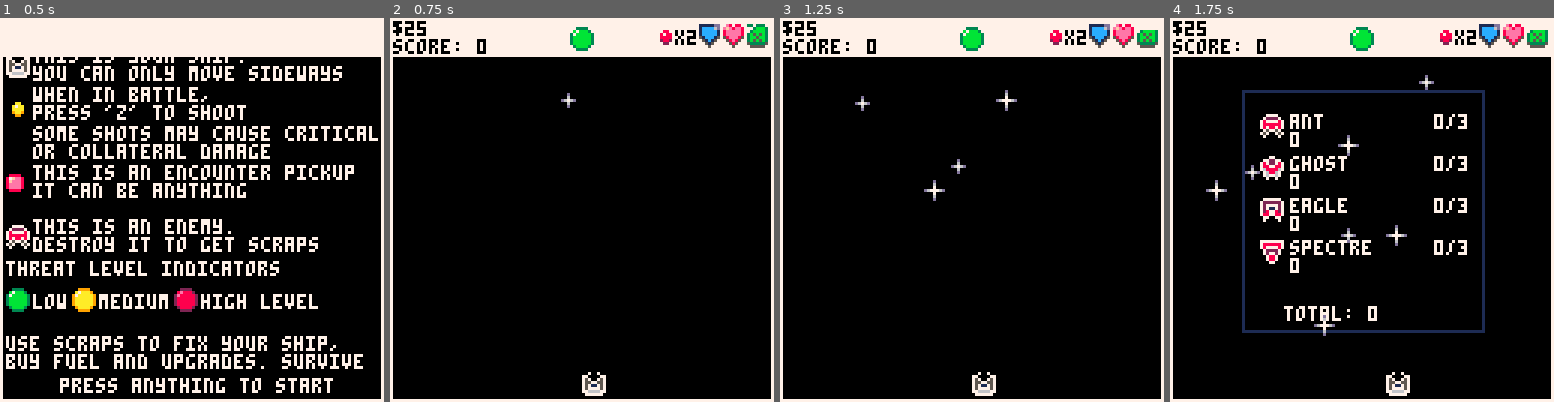
Above: before the commit, frames 1-4 (left to right).
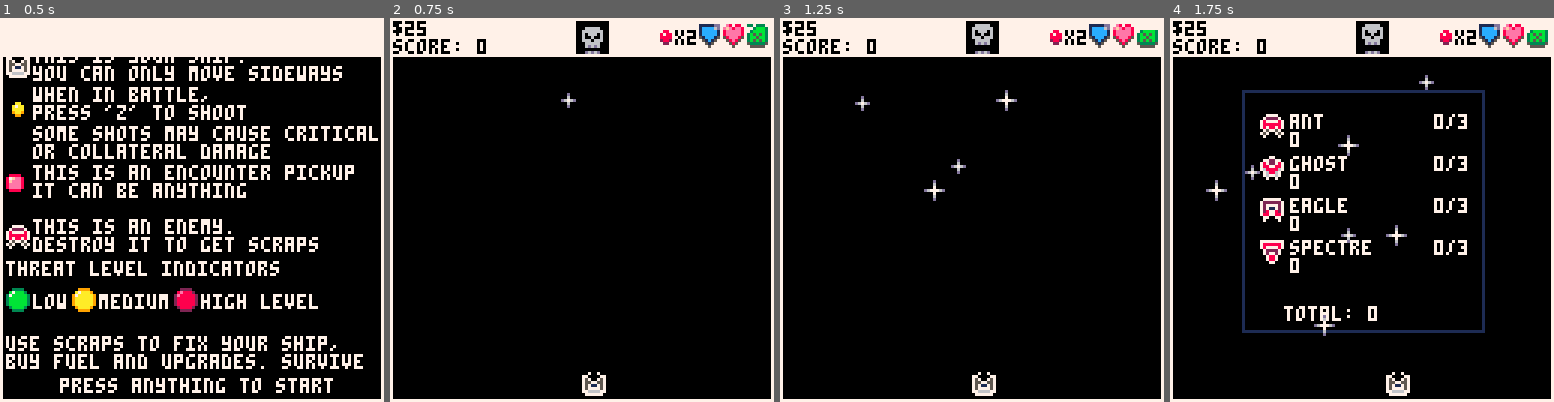
Above: after the commit, the same moments.

Repository: NinetiesPaul/Orion-s-Defender
Game: PICO-8 cartridge orionsdefender.p8
Two runs of this game, one before a commit and one after it. Both use one fixed random seed, a clock stepped at 60 frames per second and the inputs below.
Inputs:
- Up to frame 1 (0.5 s): tap X (X key) at 0.33 s
- Up to frame 2 (0.75 s): tap O (Z key) at 0.7 s
- Up to frame 3 (1.25 s): tap X (X key) at 1.07 s
- Up to frame 4 (1.75 s): hold Right from 1.6 s (still down); tap O (Z key) at 1.7 s

Frame 1 is identical in both runs. In frame 2, 0.8% of the frame differs, in the area x 46-58%, y 0-10%; in frame 3, 0.8%; in frame 4, 0.8%.

Commit message:
sprites change; threat level first changes

Diff:
--- a/orionsdefender.p8
+++ b/orionsdefender.p8
@@ -18,13 +18,7 @@
 		108
 	}
 
-	-- threat variables
-	threat_level_sprs = {
-		{006,007,008}, -- low
-		{022,023,024}, -- normal
-		{038,039,040}  -- high
-	}
-	threat_y = 1
+	-- general purpose variables
 	views = {
 		1, -- 1 world
 		2, -- 2 battle
@@ -34,8 +28,6 @@
 		6, -- 6 start screen
 		7 -- 7 tutorial
 	}
-
-	-- general purpose variables
 	score = 0
 	difficulty = 1
 	clock = 0
@@ -239,12 +231,17 @@
 	music_battle_end_playing = false
 
 	stars = {}
+
+	mouth_cdr = 5
+	move_pirate_sprite = "up"
+	pirate_sprite_y = 2
 end
 
 function _draw()
 	cls()
 	rectfill(0,0,127,12,7)
-	rect(0,12,127,127)
+	rect(0,12,127,127, 7)
+
 	if (current_view == 1 or current_view == 2 or current_view == 4) draw_ui()
 
 	if current_view == 1 then -- world
@@ -366,6 +363,20 @@
 
 function _update()
 	clock+=1
+
+	pirate_refresh_rate = (difficulty == 1) and 5 or (difficulty == 2) and 2 or 1
+	if (clock % pirate_refresh_rate == 0) then
+		if move_pirate_sprite == "up" then
+			pirate_sprite_y -= 1
+			if (pirate_sprite_y == 0) move_pirate_sprite = "down"
+		end
+
+		if move_pirate_sprite == "down" then
+			pirate_sprite_y += 1
+			if (pirate_sprite_y == 4) move_pirate_sprite = "up"
+		end
+	end
+
 	if (count(warnings) == 0) move()
 	update_threat()
 	update_icons()
@@ -735,17 +746,12 @@
 end
 
 function draw_threat()
-	threat_x = difficulty
-	update = 5
-	if (threat_x == 2) update = 3
-	if (threat_x == 3) update = 2
-
-	if clock % update == 0 then
-		threat_y += 1
-		if (threat_y > 3) threat_y = 1
-	end
-
-	spr(threat_level_sprs[threat_x][threat_y],60,3)
+	rectfill(62,1,72,11, 0)
+	pirate_sprite = (difficulty == 1) and 014 or (difficulty == 2) and 030 or 046
+	pirate_mouth = 062
+
+	spr(pirate_sprite, 64, pirate_sprite_y)
+	spr(pirate_mouth, 64, 4)
 end
 
 function restart_from_gameover()
Not shown, changed: 47 lines of the sprite sheet (__gfx__) section of orionsdefender.p8
